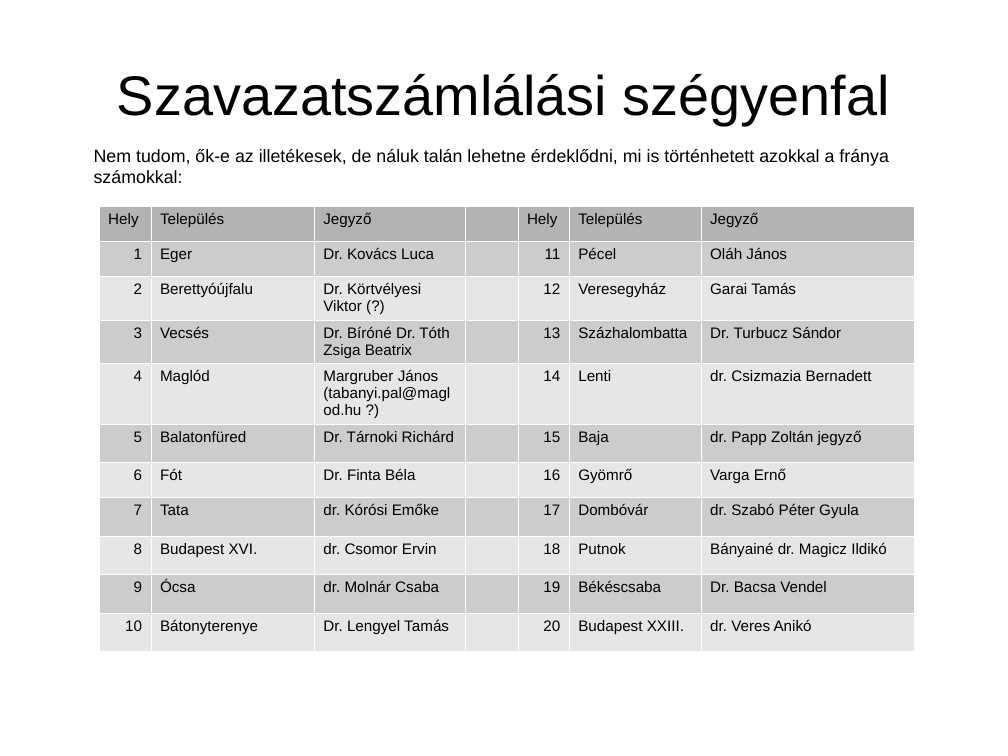
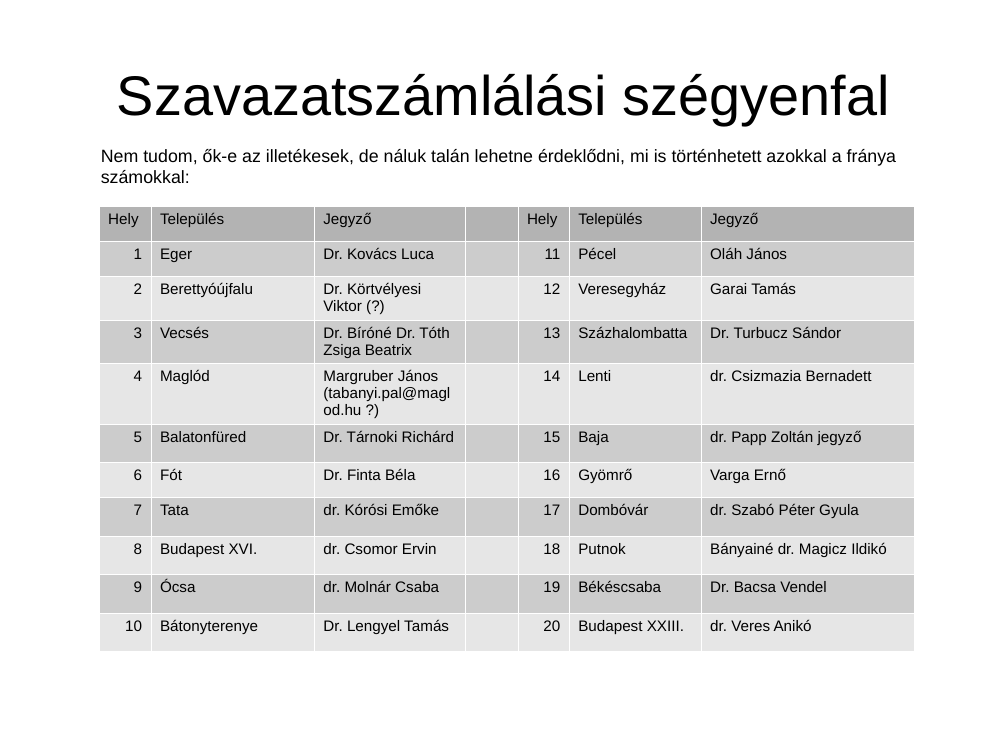
Before and after one commit to brezniczky/ep_elections_2019_hun, a slide deck: slide 8 of slides/hun/slides.odp. Drawn at 1008x756 pixels with LibreOffice and Linux fonts; fonts in the diff are those of the drawing. Boxes give left, top, right and bottom in pixels: in the first picture for what was removed or moved away, otherwise in the second. Text is boxed around its words. In the diff, an @@ line names an element or a change of style, - is before the commit and + after.

```diff
--- a/slides/hun/slides.odp
+++ b/slides/hun/slides.odp
@@ text "Nem tudom, ők-e az illetékesek, ...": place and size @@
-text "Nem tudom, ők-e az illetékesek, ..." at <box>94,149,888,183</box>
+text "Nem tudom, ők-e az illetékesek, ..." at <box>101,149,896,183</box>
```
Also in this commit, not shown: 4 other slides changed, 3 other files.
